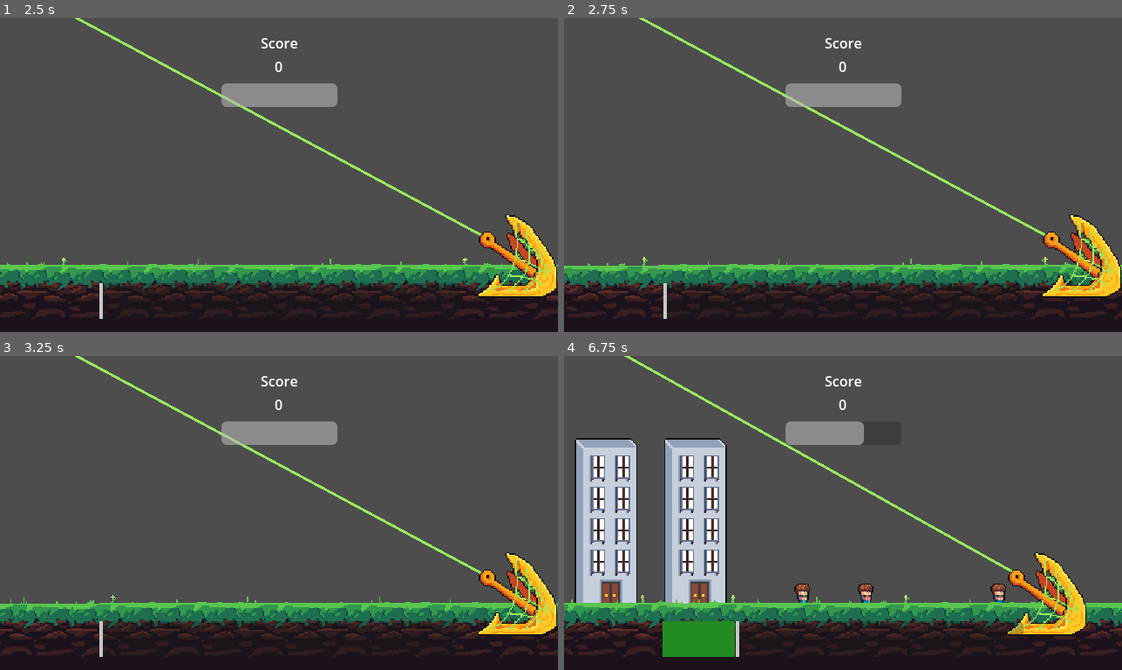
Above: before the commit, frames 1-4 (two rows, left to right).
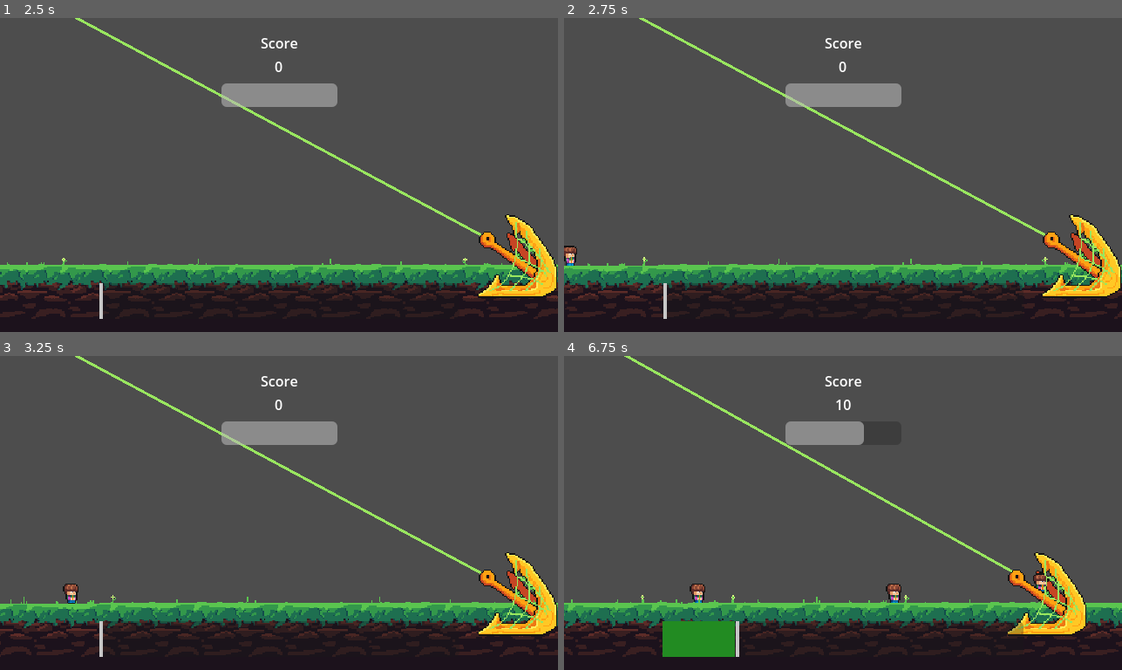
Above: after the commit, the same moments.

Repository: Tenes/mini-jam-153
Game: Godot game, scene res://Scenes/main_menu_scene.tscn
Two runs of this game, one before a commit and one after it. Both use one fixed random seed, a clock stepped at 60 frames per second and the inputs below.
Inputs (mouse positions are in pixels of both pictures, inside the frame that each line leads up to):
- Up to frame 1 (2.5 s): click "Start" at 0.5 s; move the mouse to (401, 159) at 1.27 s; hold Right mouse button (right_click) 1.28-2.03 s; move the mouse to (167, 190) at 2.02 s; click (167, 190) at 2.1 s; right-click (167, 190) at 2.3 s
- Up to frame 2 (2.75 s): no input
- Up to frame 3 (3.25 s): move the mouse to (334, 443) at 2.77 s; hold Right mouse button (right_click) from 2.78 s (still down)
- Up to frame 4 (6.75 s): move the mouse to (815, 575) at 3.52 s; release Right mouse button (right_click) at 3.53 s; right-click (815, 575) at 3.6 s; move the mouse to (1010, 560) at 4.27 s; hold Right mouse button (right_click) 4.28-5.03 s; click (1010, 560) at 4.35 s; move the mouse to (675, 465) at 5.02 s; right-click (675, 465) at 5.1 s; move the mouse to (870, 513) at 5.77 s; hold Right mouse button (right_click) 5.78-6.53 s; move the mouse to (759, 434) at 6.52 s; click (759, 434) at 6.6 s

Frame 1 is identical in both runs. In frame 2, 0.1% of the frame differs, in the area x 0-3%, y 72-79%; in frame 3, 0.1%; in frame 4, 12%, in the area x 1-87%, y 13-79%.

Commit message:
Adds the spawnTimer on the city Scene

Diff:
--- a/Scenes/city_scene.tscn
+++ b/Scenes/city_scene.tscn
@@ -34,3 +34,8 @@
 
 [node name="ParallaxContainerNode2D" parent="." instance=ExtResource("5_1sjta")]
 position = Vector2(0, -25)
+
+[node name="Timer" type="Timer" parent="."]
+wait_time = 1.5
+
+[connection signal="timeout" from="Timer" to="." method="_on_timer_timeout"]
--- a/Scripts/city_scene.gd
+++ b/Scripts/city_scene.gd
@@ -3,16 +3,23 @@
 @onready var rope : Rope = $Rope;
 @onready var harpoon : Harpoon = $Harpoon;
 @onready var interactableContainer : Node2D = $InteractableContainer;
+@onready var timer: Timer = $Timer
+@export var spawnTimer: float = 1.5;
 var interactables : Array[Interactable] = [];
 
 func _ready() -> void:
 	rope.linkToHarpoon(harpoon);
+	interactableSpawner();
+	timer.start();
 
 func _process(delta: float) -> void:
 	rope.update();
 
-func _input(event: InputEvent) -> void:
-	if event.is_action_pressed("right_click"):
-		var tempInteractable = Global.INTERACTABLES[Global.RNG.randi_range(1, 2)].instantiate();
-		tempInteractable.spawnFrom(interactableContainer);
-		interactables.append(tempInteractable);
+func interactableSpawner() -> void:
+	var tempInteractable = Global.INTERACTABLES[Global.RNG.randi_range(1, 2)].instantiate();
+	tempInteractable.spawnFrom(interactableContainer);
+	interactables.append(tempInteractable);
+
+
+func _on_timer_timeout() -> void:
+	interactableSpawner();
